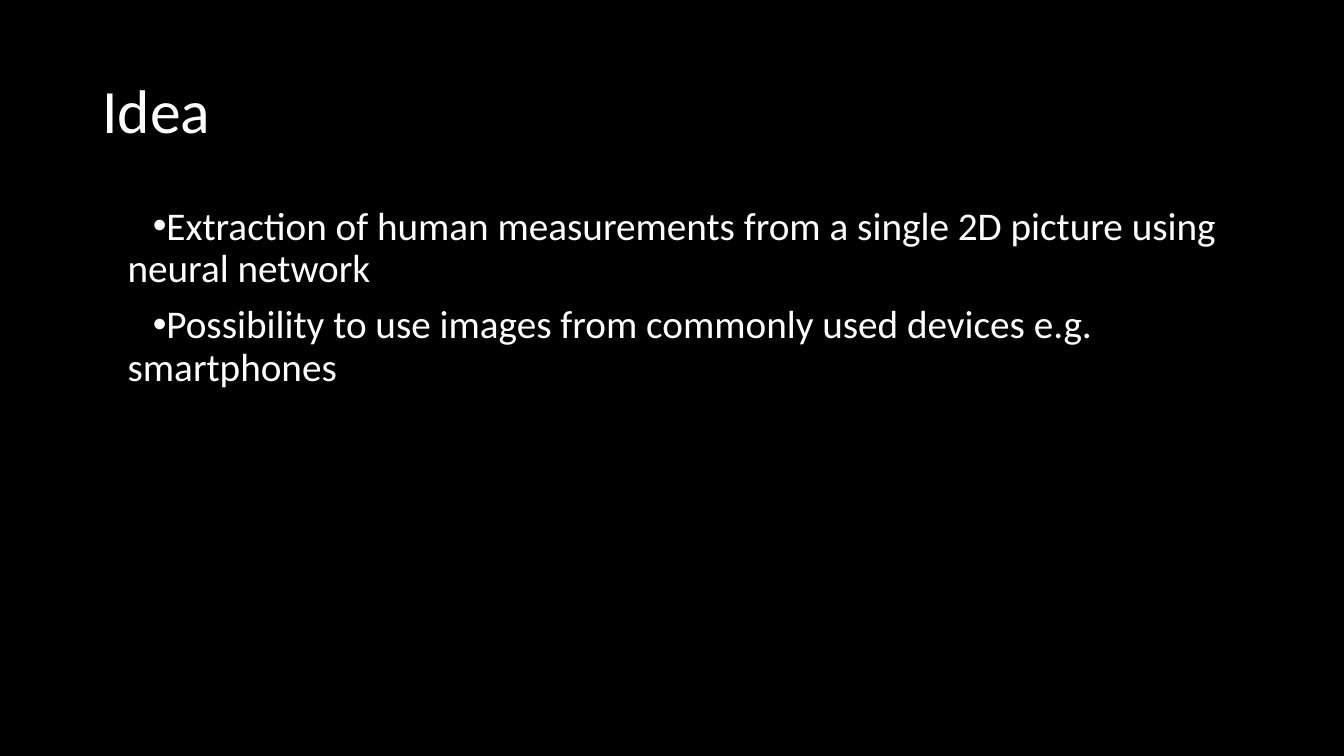
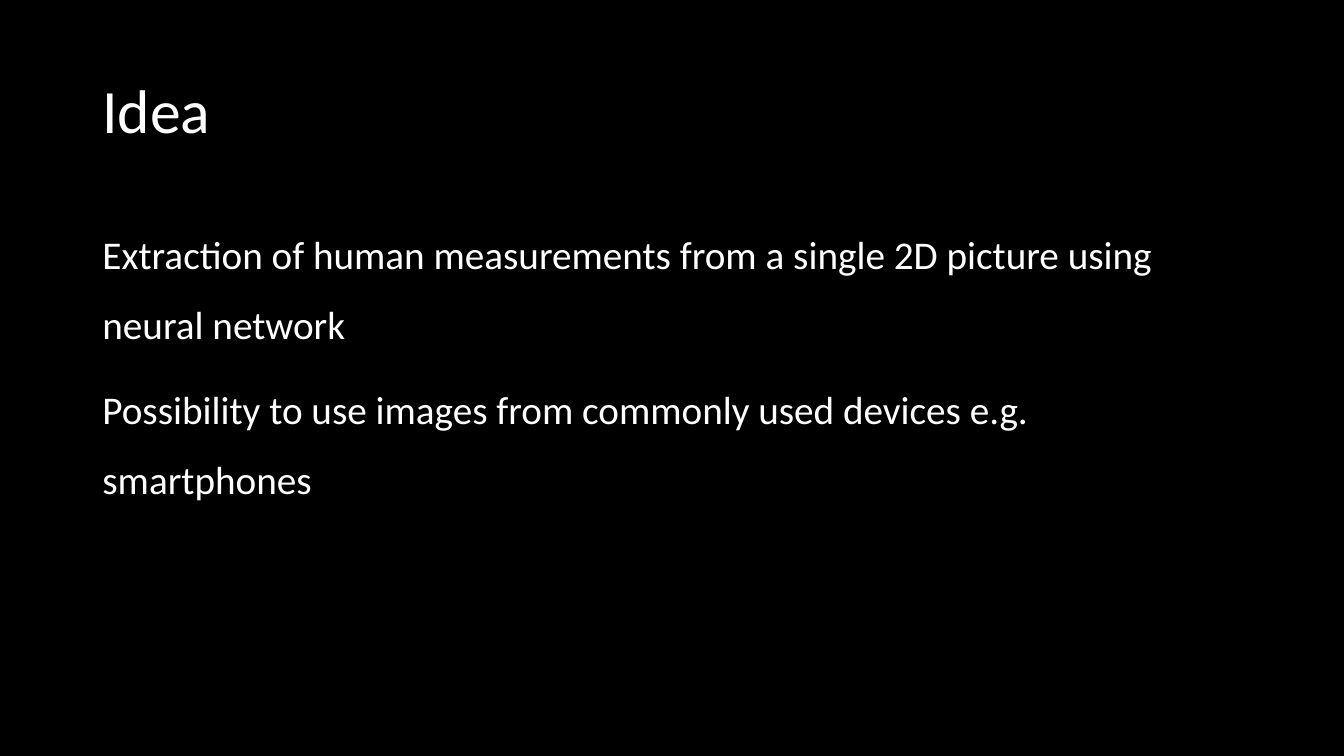
Before and after one commit to Raamxie/DomainAdaptation, a slide deck: slide 2 of docs/Presentations/BSIntro.odp. Drawn at 1344x756 pixels with LibreOffice and Linux fonts; fonts in the diff are those of the drawing. Boxes give left, top, right and bottom in pixels: in the first picture for what was removed or moved away, otherwise in the second. Text is boxed around its words. In the diff, an @@ line names an element or a change of style, - is before the commit and + after.

```diff
--- a/docs/Presentations/BSIntro.odp
+++ b/docs/Presentations/BSIntro.odp
@@ text "Extraction of human measurements from ..." at (x1=102, y1=241, x2=1152, y2=501): bullet • to none; line spacing 0.9 to 1.5 @@
```
Also in this commit, not shown: 5 other slides changed, 1 slide added.
